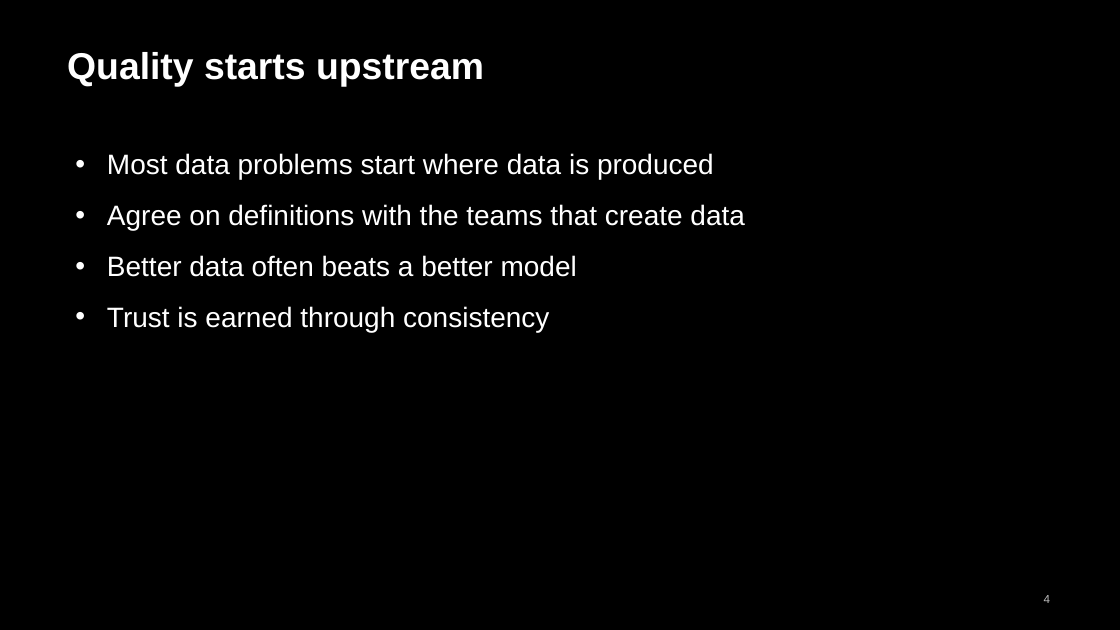
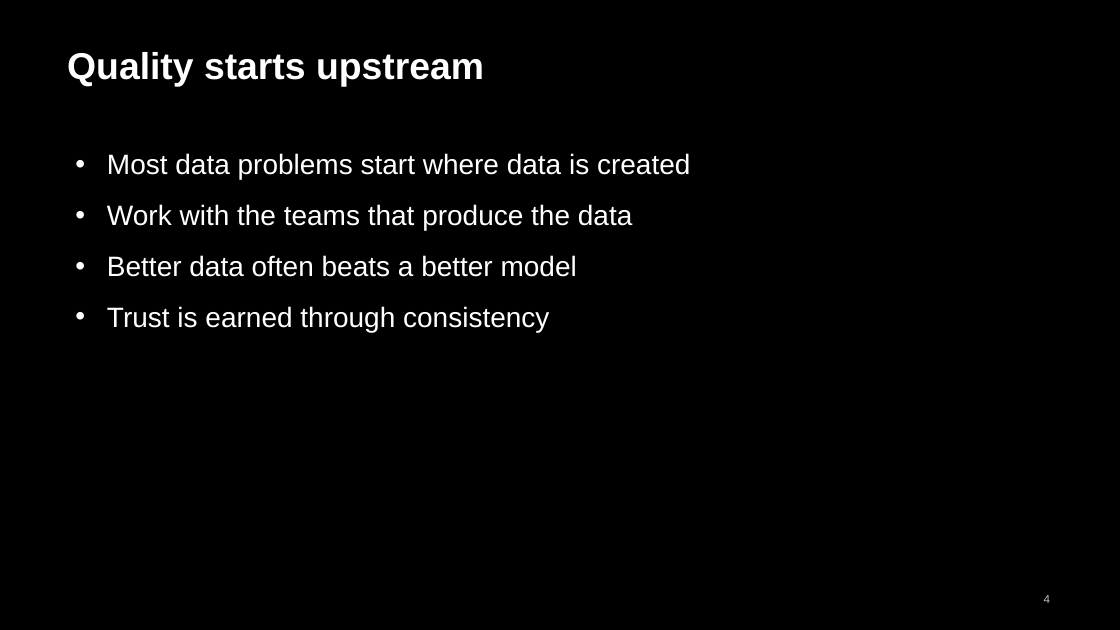
Before and after one commit to andrewcistola/Advanced-Data-Analytics-for-Health-Professionals, a slide deck: slide 4 of management-seminars/week13_words_of_wisdom.pptx. Drawn at 1120x630 pixels with LibreOffice and Linux fonts; fonts in the diff are those of the drawing. Boxes give left, top, right and bottom in pixels: in the first picture for what was removed or moved away, otherwise in the second. Text is boxed around its words. In the diff, an @@ line names an element or a change of style, - is before the commit and + after.

```diff
--- a/management-seminars/week13_words_of_wisdom.pptx
+++ b/management-seminars/week13_words_of_wisdom.pptx
@@ text at (107, 153, 690, 230): text changed @@
-• Most data problems start where data is produced
-• Agree on definitions with the teams that create data
+• Most data problems start where data is created
+• Work with the teams that produce the data
```
Also in this commit, not shown: 3 other slides changed, 13 other files.
